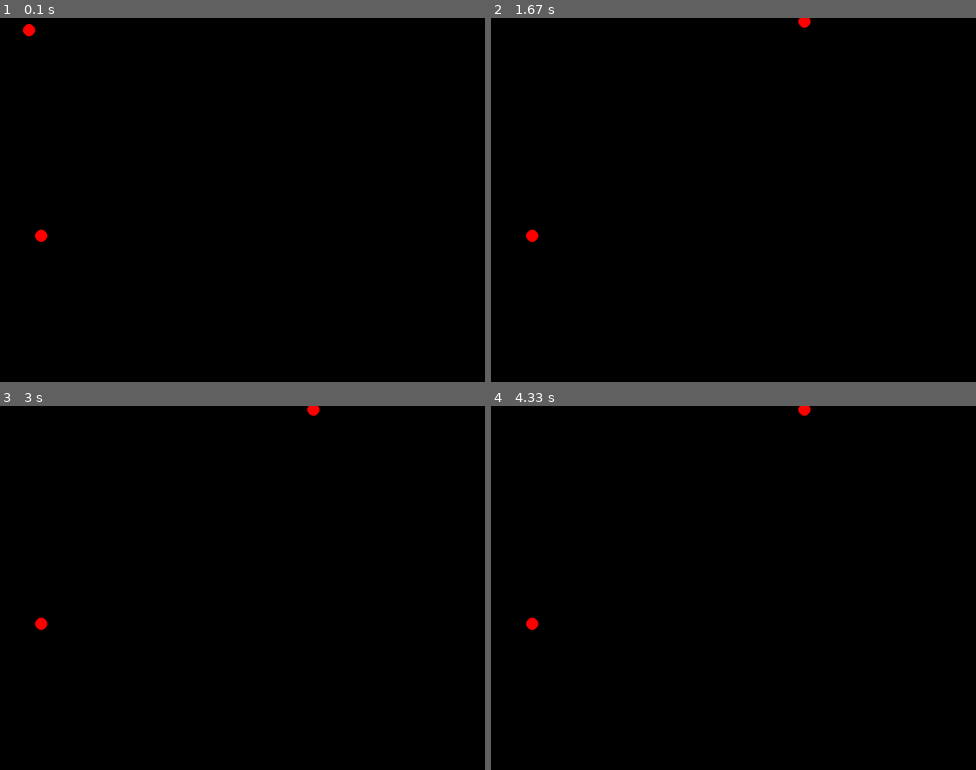
Above: before the commit, frames 1-4 (two rows, left to right).
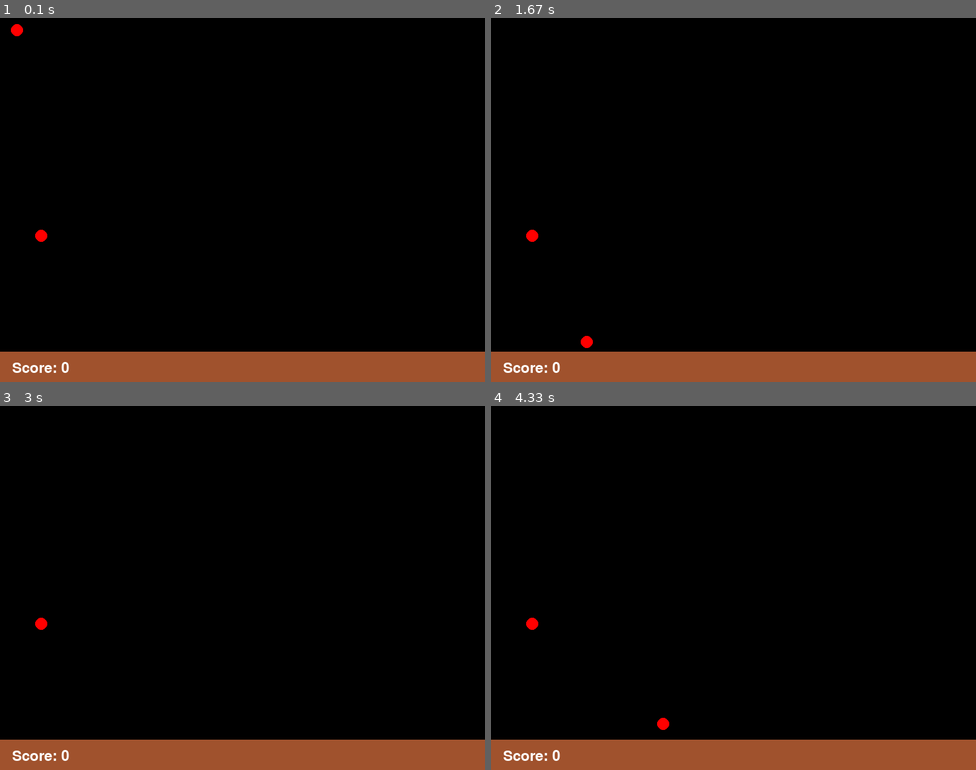
Above: after the commit, the same moments.

Repository: T6nisValk/first_pygame_project
Game: pygame game, started from app/main.py
The game is run twice, just before and just after one commit, with the same random seed, the same clock (stepped at 60 frames per second) and the same inputs.
Inputs:
- Up to frame 1 (0.1 s): no input
- Up to frame 2 (1.67 s): tap Enter at 0.33 s; hold W 1.17-1.63 s
- Up to frame 3 (3 s): hold D 1.67-2.13 s; hold A 2.17-2.7 s; hold S from 2.73 s (still down)
- Up to frame 4 (4.33 s): release S at 3.03 s; hold A 3.07-3.47 s; hold W 3.5-3.87 s; hold D from 3.9 s (still down)

The runs differ from the first frame. In frame 1, 8.5% of the frame differs, in the area x 0-100%, y 1-100%; in frame 2, 8.5%; in frame 3, 8.4%; in frame 4, 8.5%.

Commit message:
snake game

Diff:
--- a/app/main.py
+++ b/app/main.py
@@ -1,9 +1,12 @@
 import pygame
 import random
+import sys
 
 # Colors
 BLACK = (0, 0, 0)
 RED = (255, 0, 0)
+BROWN = (160, 82, 45)
+WHITE = (255, 255, 255)
 
 # Window settings
 WIN_WIDTH = 800
@@ -15,83 +18,114 @@
 
 # Player settings
 PLAYER_WIDTH = 20
-PLAYER_SPEED = 7
+
+# Bottom info bar
+INFO_WIDTH = 50
+INFO = pygame.Rect(0, 550, WIN_WIDTH, INFO_WIDTH)
+
+# Info text
+pygame.font.init()
+font = pygame.font.SysFont(None, 36)
 
 
-def draw_window(player, new):
-    """Draw the player and the new rectangle."""
-    WINDOW.fill(BLACK)  # Clear the window
-    pygame.draw.rect(WINDOW, RED, player, border_radius=20)  # Draw player
-    pygame.draw.rect(WINDOW, RED, new, border_radius=20)  # Draw new rectangle
-    pygame.display.update()  # Update the display
-
-
-def move(key, player):
-    """Move the player based on key presses."""
-    if (
-        not player.x > 0
-        or not player.y > 0
-        or not player.x < WIN_WIDTH - PLAYER_WIDTH
-        or not player.y < WIN_HEIGHT - PLAYER_WIDTH
-    ):
-        pass
-    else:
-        player.x += PLAYER_SPEED
-        if key[pygame.K_a]:
-            player.x -= PLAYER_SPEED
-        if key[pygame.K_d]:
-            player.x += PLAYER_SPEED
-        if key[pygame.K_w]:
-            player.y -= PLAYER_SPEED
-        if key[pygame.K_s]:
-            player.y += PLAYER_SPEED
-
-    # if (key[pygame.K_a] or key[pygame.K_LEFT]) and player.x > 0:  # Move left
-    #     player.x -= PLAYER_SPEED
-    # elif (
-    #     key[pygame.K_d] or key[pygame.K_RIGHT]
-    # ) and player.x < WIN_WIDTH - PLAYER_WIDTH:  # Move right
-    #     player.x += PLAYER_SPEED
-    # elif (key[pygame.K_w] or key[pygame.K_UP]) and player.y > 0:  # Move up
-    #     player.y -= PLAYER_SPEED
-    # elif (
-    #     key[pygame.K_s] or key[pygame.K_DOWN]
-    # ) and player.y < WIN_HEIGHT - PLAYER_WIDTH:  # Move down
-    #     player.y += PLAYER_SPEED
+def draw_window(snake_segments, new, score):
+    """Draw the snake and the new rectangle."""
+    WINDOW.fill(BLACK)
+    for segment in snake_segments:
+        pygame.draw.rect(WINDOW, RED, segment, border_radius=10)
+    pygame.draw.rect(WINDOW, RED, new, border_radius=10)
+    pygame.draw.rect(WINDOW, BROWN, INFO)
+    score_info = font.render(f"Score: {score}", True, WHITE)
+    WINDOW.blit(score_info, (20, 565))
+    pygame.display.update()
 
 
 def respawn_new(new):
     """Respawn the new rectangle at a random position."""
     new.x = random.randint(0, WIN_WIDTH - PLAYER_WIDTH)
-    new.y = random.randint(0, WIN_HEIGHT - PLAYER_WIDTH)
+    new.y = random.randint(0, (WIN_HEIGHT - INFO_WIDTH) - PLAYER_WIDTH)
+
+
+def boundary(player):
+    """Check if player hits the wall"""
+    if player.x < -PLAYER_WIDTH:
+        player.x = WIN_WIDTH
+    if player.x > WIN_WIDTH:
+        player.x = -PLAYER_WIDTH
+    if player.y < -PLAYER_WIDTH:
+        player.y = WIN_HEIGHT - INFO_WIDTH
+    if player.y > WIN_HEIGHT - INFO_WIDTH:
+        player.y = -PLAYER_WIDTH
+
+
+def move_player(key, PLAYER_SPEED, DIR_X, DIR_Y):
+    """Player direction"""
+    if key == pygame.K_a and DIR_X == 0:
+        return -PLAYER_SPEED, 0
+    if key == pygame.K_d and DIR_X == 0:
+        return PLAYER_SPEED, 0
+    if key == pygame.K_w and DIR_Y == 0:
+        return 0, -PLAYER_SPEED
+    if key == pygame.K_s and DIR_Y == 0:
+        return 0, PLAYER_SPEED
+    return DIR_X, DIR_Y
+
+
+def add_segment(snake_segments):
+    """Add a new segment to the snake."""
+    last_segment = snake_segments[-1]
+    new_segment = pygame.Rect(last_segment.x, last_segment.y, PLAYER_WIDTH, PLAYER_WIDTH)
+    snake_segments.append(new_segment)
+
+
+def move_snake(snake_segments, DIR_X, DIR_Y):
+    """Move the snake segments."""
+    for i in range(len(snake_segments) - 1, 0, -1):
+        snake_segments[i].x = snake_segments[i - 1].x
+        snake_segments[i].y = snake_segments[i - 1].y
+
+    snake_segments[0].x += DIR_X
+    snake_segments[0].y += DIR_Y
 
 
 def main():
     """Main game loop."""
     run = True
-    player = pygame.Rect(10, 10, PLAYER_WIDTH, PLAYER_WIDTH)  # Initialize player position
+    score = 0
+
+    snake_segments = [pygame.Rect(10, 10, PLAYER_WIDTH, PLAYER_WIDTH)]
+    PLAYER_SPEED = 2
+    DIR_X, DIR_Y = PLAYER_SPEED, 0
+
     new = pygame.Rect(
         random.randint(0, WIN_WIDTH - PLAYER_WIDTH),
         random.randint(0, WIN_HEIGHT - PLAYER_WIDTH),
         PLAYER_WIDTH,
         PLAYER_WIDTH,
-    )  # Initialize new rectangle position
+    )
 
     while run:
-        clock.tick(FPS)  # Control the frame rate
-        draw_window(player, new)  # Draw everything
-        key = pygame.key.get_pressed()  # Get pressed keys
-        move(key, player)  # Move the player
+        clock.tick(FPS)
+        draw_window(snake_segments, new, score)
 
-        # Check for collision with the new rectangle
-        if player.colliderect(new):
-            respawn_new(new)  # Respawn new rectangle at a random position
+        if snake_segments[0].colliderect(new):
+            respawn_new(new)
+            add_segment(snake_segments)
+            PLAYER_SPEED += 0.1
+            score += 1
 
         for event in pygame.event.get():
             if event.type == pygame.QUIT:
                 run = False
+            if event.type == pygame.KEYDOWN:
+                DIR_X, DIR_Y = move_player(event.key, PLAYER_SPEED, DIR_X, DIR_Y)
+
+        move_snake(snake_segments, DIR_X, DIR_Y)
+
+        boundary(snake_segments[0])
 
     pygame.quit()
+    sys.exit()
 
 
 if __name__ == "__main__":
